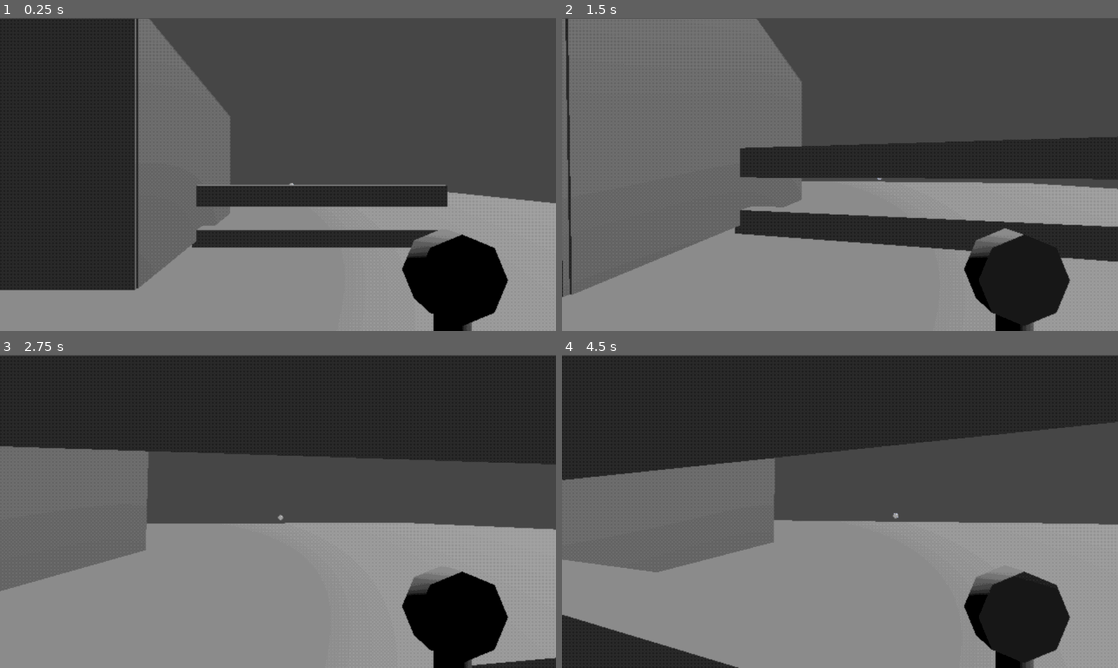
Above: before the commit, frames 1-4 (two rows, left to right).
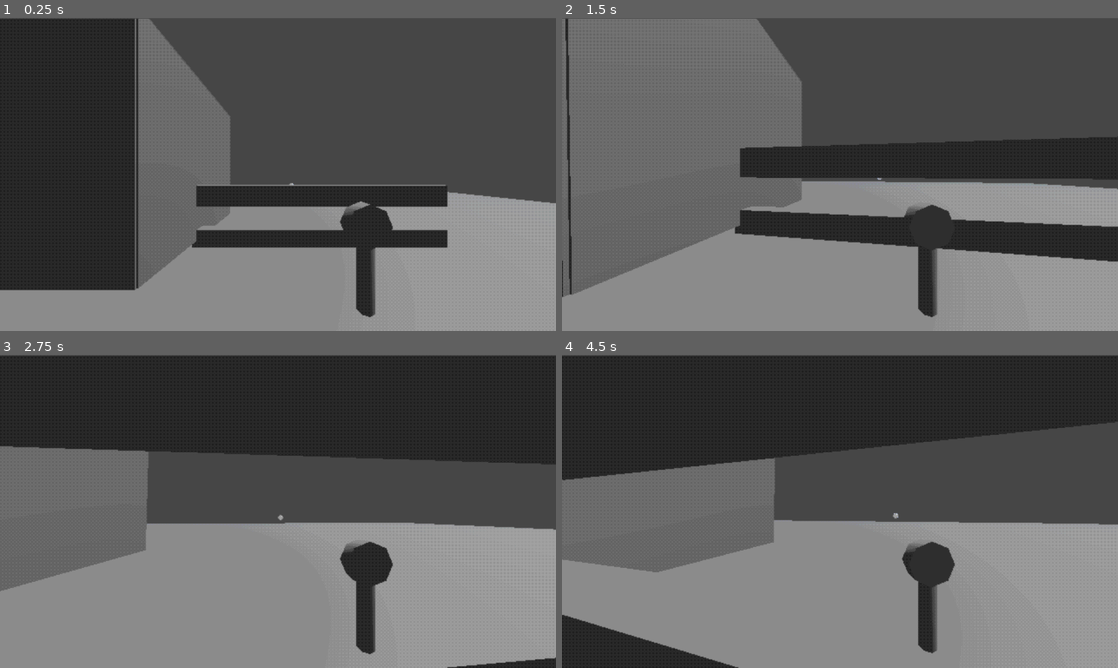
Above: after the commit, the same moments.

Repository: electrp/ggj25
Game: Godot game, scene res://levels/lvl_RoomTest.tscn
The game is run twice, just before and just after one commit, with the same random seed, the same clock (stepped at 60 frames per second) and the same inputs.
Inputs (mouse positions are in pixels of both pictures, inside the frame that each line leads up to):
- Up to frame 1 (0.25 s): no input
- Up to frame 2 (1.5 s): move the mouse to (867, 174) at 0.52 s; press the mouse at (867, 174) at 0.53 s; hold Up (ui_up) from 0.53 s (still down); tap Space (ui_accept) at 0.77 s; move the mouse to (812, 174) at 1.27 s; release the mouse at (812, 174) at 1.28 s; click (812, 174) at 1.35 s
- Up to frame 3 (2.75 s): keep holding Up (ui_up); tap Space (ui_accept) at 1.52 s; move the mouse to (289, 505) at 2.02 s; press the mouse at (289, 505) at 2.03 s
- Up to frame 4 (4.5 s): keep holding Up (ui_up); move the mouse to (834, 517) at 2.77 s; release the mouse at (834, 517) at 2.78 s; click (834, 517) at 2.85 s; tap Space (ui_accept) at 3.02, 3.77 s; move the mouse to (878, 514) at 3.52 s; press the mouse at (878, 514) at 3.53 s; tap Enter at 4.25 s; move the mouse to (795, 508) at 4.27 s; release the mouse at (795, 508) at 4.28 s; click (795, 508) at 4.35 s

The runs differ from the first frame. In frame 1, 5.8% of the frame differs, in the area x 61-92%, y 58-100%; in frame 2, 5.0%; in frame 3, 6.1%, in the area x 61-92%, y 59-100%; in frame 4, 6.1%.

Commit message:
revert viewmodel

Diff:
--- a/ggj25/assets/materials/env_Player.tres
+++ b/ggj25/assets/materials/env_Player.tres
@@ -1,4 +1,7 @@
 [gd_resource type="Environment" format=3 uid="uid://ci28d6smjuwor"]
 
 [resource]
-volumetric_fog_enabled = true
+fog_enabled = true
+fog_mode = 1
+fog_density = 1.0
+fog_depth_curve = 1.86607
--- a/ggj25/levels/lvl_NickTest.tscn
+++ b/ggj25/levels/lvl_NickTest.tscn
@@ -34,7 +34,7 @@
 render_target_update_mode = 4
 
 [node name="floor" type="CSGBox3D" parent="SubViewportContainer/SubViewport"]
-transform = Transform3D(20, 0, 0, 0, 1, 0, 0, 0, 20, 0, 0, 0)
+transform = Transform3D(20, 0, 0, 0, 1, 0, 0, 0, 20, 0.00208855, -0.00707674, -0.00145721)
 material_override = ExtResource("1_h2lje")
 use_collision = true
 material = ExtResource("1_h2lje")
@@ -70,4 +70,15 @@
 material_override = ExtResource("4_qs2dh")
 use_collision = true
 
+[node name="SpotLight3D" type="SpotLight3D" parent="SubViewportContainer/SubViewport"]
+transform = Transform3D(1, 0, 0, 0, -4.37114e-08, 1, 0, -1, -4.37114e-08, 0, 11.6992, 0)
+layers = 3
+light_energy = 9.727
+light_indirect_energy = 5.848
+light_volumetric_fog_energy = 0.67
+light_size = 0.232
+light_specular = 0.662
+spot_range = 22.686
+spot_attenuation = 0.59
+
 [node name="PauseMenu" parent="." instance=ExtResource("3_2sx38")]
--- a/ggj25/prefabs/pf_Player.tscn
+++ b/ggj25/prefabs/pf_Player.tscn
@@ -8,12 +8,6 @@
 [sub_resource type="CapsuleMesh" id="CapsuleMesh_ijbdt"]
 
 [sub_resource type="CapsuleShape3D" id="CapsuleShape3D_5qq5j"]
-
-[sub_resource type="FogMaterial" id="FogMaterial_0nncf"]
-density = 0.2
-albedo = Color(0.37, 0.37, 0.3663, 1)
-height_falloff = 0.2
-edge_fade = 0.85
 
 [node name="Player" type="Node3D"]
 transform = Transform3D(1, 0, 0, 0, 1, 0, 0, 0, 1, 0.000385284, 0, 0.0133736)
@@ -33,31 +27,6 @@
 
 [node name="Camera3D" type="Camera3D" parent="CharacterBody3D/Head"]
 transform = Transform3D(1, 0, 0, 0, 1, 0, 0, 0, 1, 0.0067358, -2.38419e-07, 0.145672)
-cull_mask = 1048573
-environment = ExtResource("3_4aogy")
-fov = 90.0
-
-[node name="FogVolume" type="FogVolume" parent="CharacterBody3D/Head/Camera3D"]
-transform = Transform3D(1, 0, 0, 0, 1, 0, 0, 0, 1, -0.0067358, 2.80016, -0.145672)
-shape = 4
-material = SubResource("FogMaterial_0nncf")
-
-[node name="SubViewportContainer" type="SubViewportContainer" parent="CharacterBody3D/Head/Camera3D"]
-anchors_preset = 15
-anchor_right = 1.0
-anchor_bottom = 1.0
-grow_horizontal = 2
-grow_vertical = 2
-
-[node name="SubViewport" type="SubViewport" parent="CharacterBody3D/Head/Camera3D/SubViewportContainer"]
-transparent_bg = true
-handle_input_locally = false
-size = Vector2i(1280, 720)
-render_target_update_mode = 4
-
-[node name="ViewmodelCam" type="Camera3D" parent="CharacterBody3D/Head/Camera3D/SubViewportContainer/SubViewport"]
-transform = Transform3D(1, 0, 0, 0, 1, 0, 0, 0, 1, -0.00908971, 0.75324, 0.161755)
-cull_mask = 1047554
 environment = ExtResource("3_4aogy")
 fov = 90.0
 
@@ -66,11 +35,9 @@
 
 [node name="Handle" type="CSGCylinder3D" parent="CharacterBody3D/Head/FanModel"]
 transform = Transform3D(1, 0, 0, 0, 1, 0, 0, 0, 1, 0.0136642, 0.012306, -0.0119386)
-layers = 2
 
 [node name="Blower" type="CSGCylinder3D" parent="CharacterBody3D/Head/FanModel"]
 transform = Transform3D(2.5, 0, 0, 0, -1.09278e-08, 1.25, 0, -0.5, -1.09278e-07, 0.0136642, 1.46638, -0.0119386)
-layers = 2
 
 [node name="PortableFan" parent="CharacterBody3D" instance=ExtResource("3_dev6a")]
 transform = Transform3D(-1, 0, -8.74228e-08, 0, 1, 0, 8.74228e-08, 0, -1, -2.91038e-11, 0, -0.673047)
--- a/ggj25/scripts/scr_Player.gd
+++ b/ggj25/scripts/scr_Player.gd
@@ -13,6 +13,4 @@
 
 # Called every frame. 'delta' is the elapsed time since the previous frame.
 func _process(delta: float) -> void:
-	viewmodel_camera.global_transform = camera.global_transform
-
 	fan_obj.activate = Input.is_action_pressed("Activate")
Not shown: 1 places in ggj25/prefabs/pf_Player.tscn that only renumber resources
